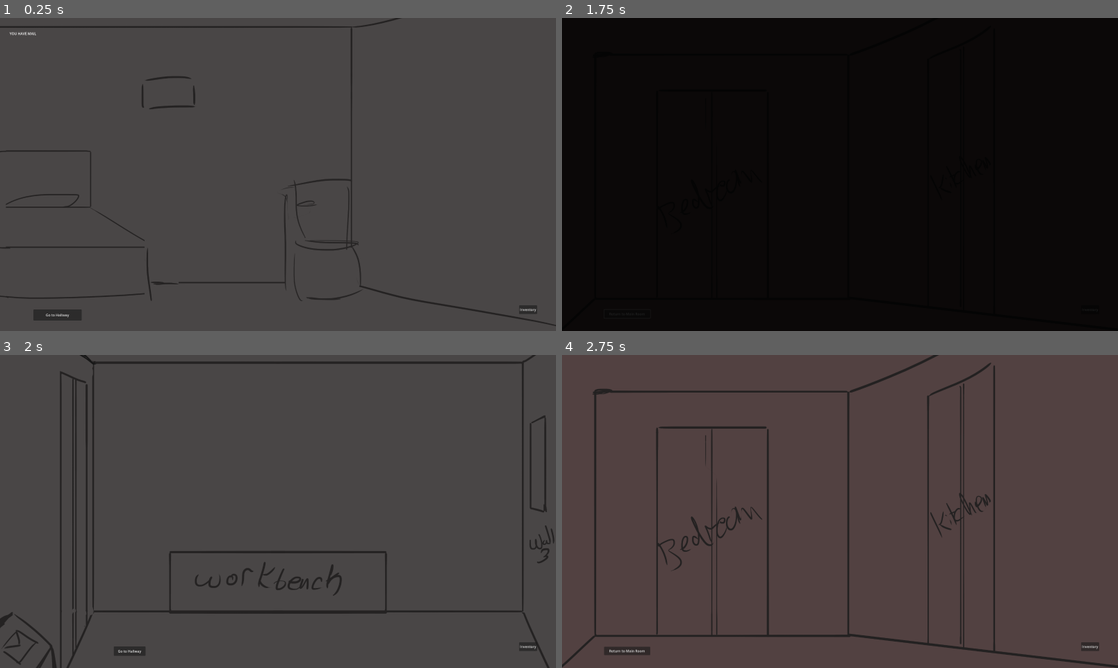
Above: before the commit, frames 1-4 (two rows, left to right).
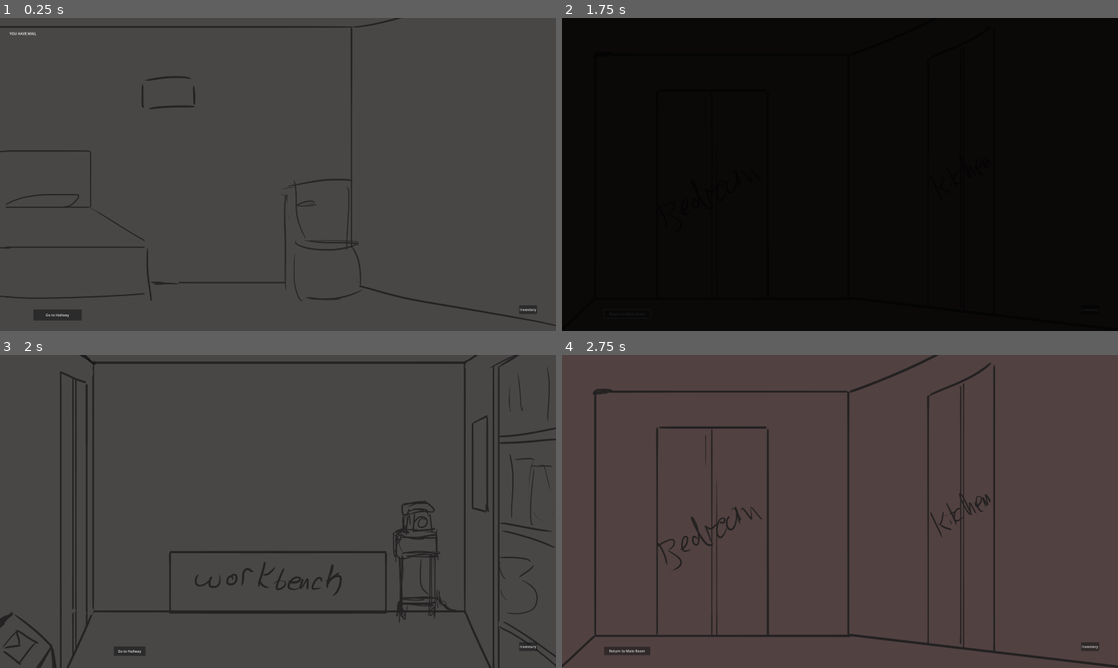
Above: after the commit, the same moments.

Repository: CarlosCode368/HorrorGame-Prototype1
Game: Godot game, scene res://Scenes/Bedroom.tscn
The game is run twice, just before and just after one commit, with the same random seed, the same clock (stepped at 60 frames per second) and the same inputs.
Inputs:
- Up to frame 1 (0.25 s): no input
- Up to frame 2 (1.75 s): click "Go to Hallway" at 0.5 s; click "Return to Main Room" at 1.25 s
- Up to frame 3 (2 s): no input
- Up to frame 4 (2.75 s): click "Go to Hallway" at 2 s

Frames 1-2 are identical in both runs. In frame 3, 2.8% of the frame differs, in the area x 70-100%, y 0-100%; in frame 4, nothing differs.

Commit message:
init
added radio and furniture

Diff:
--- /dev/null
+++ b/horrorgame/Scenes/Telephone.tscn
@@ -0,0 +1,22 @@
+[gd_scene load_steps=3 format=3 uid="uid://b53akkkqpe1fm"]
+
+[ext_resource type="Script" uid="uid://bcmja7v0vxdha" path="res://Telephone.gd" id="1_4tfhl"]
+[ext_resource type="Texture2D" uid="uid://b7qqlflcuycs1" path="res://Assets/Telephone.png" id="2_gappx"]
+
+[node name="Telephone" type="Node2D"]
+script = ExtResource("1_4tfhl")
+
+[node name="TextureRect" type="TextureRect" parent="."]
+offset_right = 2560.0
+offset_bottom = 1440.0
+texture = ExtResource("2_gappx")
+
+[node name="Button" type="Button" parent="TextureRect"]
+layout_mode = 0
+offset_left = 192.0
+offset_top = 1296.0
+offset_right = 393.0
+offset_bottom = 1360.0
+text = "Main Room View"
+
+[connection signal="pressed" from="TextureRect/Button" to="." method="_on_button_pressed"]
--- a/horrorgame/Scenes/mainRoom.tscn
+++ b/horrorgame/Scenes/mainRoom.tscn
@@ -1,10 +1,13 @@
-[gd_scene load_steps=4 format=3 uid="uid://cbgvp8vobn2xb"]
+[gd_scene load_steps=5 format=3 uid="uid://cbgvp8vobn2xb"]
 
 [ext_resource type="Script" uid="uid://bou8jjxa50ivf" path="res://Scripts/mainRoom.gd" id="1_tcvbn"]
 [ext_resource type="Texture2D" uid="uid://csejjyfsav3qi" path="res://Assets/mainRoom.png" id="2_ye0ij"]
 
 [sub_resource type="RectangleShape2D" id="RectangleShape2D_tcvbn"]
 size = Vector2(132, 1346)
+
+[sub_resource type="RectangleShape2D" id="RectangleShape2D_ye0ij"]
+size = Vector2(210, 513)
 
 [node name="mainRoom" type="Node2D"]
 script = ExtResource("1_tcvbn")
@@ -31,7 +34,7 @@
 [node name="WindowArea" type="Area2D" parent="."]
 
 [node name="CollisionPolygon2D" type="CollisionPolygon2D" parent="WindowArea"]
-position = Vector2(2467, 495)
+position = Vector2(2201, 496)
 polygon = PackedVector2Array(42, -219, -24, -181, -25, 209, 44, 229)
 
 [node name="MailboxArea" type="Area2D" parent="."]
@@ -40,7 +43,14 @@
 position = Vector2(111, 1343)
 polygon = PackedVector2Array(-111, -128, -55, -163, 129, -10, 159, 116, -111, 113)
 
+[node name="TelephoneArea" type="Area2D" parent="."]
+
+[node name="CollisionShape2D" type="CollisionShape2D" parent="TelephoneArea"]
+position = Vector2(1919, 926.5)
+shape = SubResource("RectangleShape2D_ye0ij")
+
 [connection signal="pressed" from="Button" to="." method="_on_button_pressed"]
 [connection signal="input_event" from="mainDoorArea" to="." method="_on_main_door_area_input_event"]
 [connection signal="input_event" from="WindowArea" to="." method="_on_window_area_input_event"]
 [connection signal="input_event" from="MailboxArea" to="." method="_on_mailbox_area_input_event"]
+[connection signal="input_event" from="TelephoneArea" to="." method="_on_telephone_area_input_event"]
--- a/horrorgame/Scripts/mainRoom.gd
+++ b/horrorgame/Scripts/mainRoom.gd
@@ -45,3 +45,13 @@
 	add_child(job_order_ui)  # Must be added before positioning
 	job_order_ui.position = $MailboxArea.global_position + Vector2(0, -100)
 	job_order_ui.set_order_text(Global.current_job)
+
+
+func _on_telephone_area_input_event(viewport: Node, event: InputEvent, shape_idx: int) -> void:
+	if event is InputEventMouseButton and event.pressed:
+		var fade_scene = preload("res://Scenes/FadeLayer.tscn")
+		var fade = fade_scene.instantiate()
+		add_child(fade)
+		await fade.fade_out(0.5, func():
+			get_tree().change_scene_to_file("res://Scenes/Telephone.tscn")
+		)
--- /dev/null
+++ b/horrorgame/Telephone.gd
@@ -0,0 +1,10 @@
+extends Node2D
+
+
+func _on_button_pressed():
+	var fade_scene = preload("res://Scenes/FadeLayer.tscn")
+	var fade = fade_scene.instantiate()
+	add_child(fade)
+	await fade.fade_out(0.5, func():
+		get_tree().change_scene_to_file("res://Scenes/mainRoom.tscn")
+	)
Binary file added: horrorgame/Assets/Telephone.png
Not shown, added: horrorgame/Assets/Telephone.png.import
Binary file changed: horrorgame/Assets/mainRoom.png
Not shown, added: horrorgame/Telephone.gd.uid
